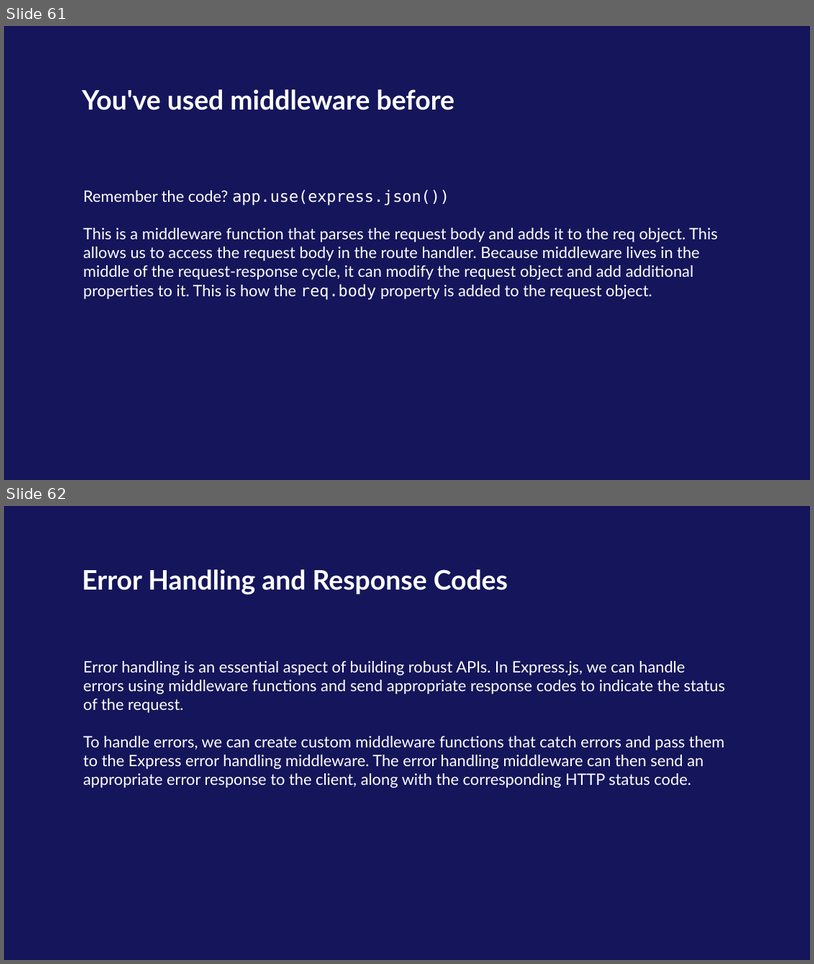
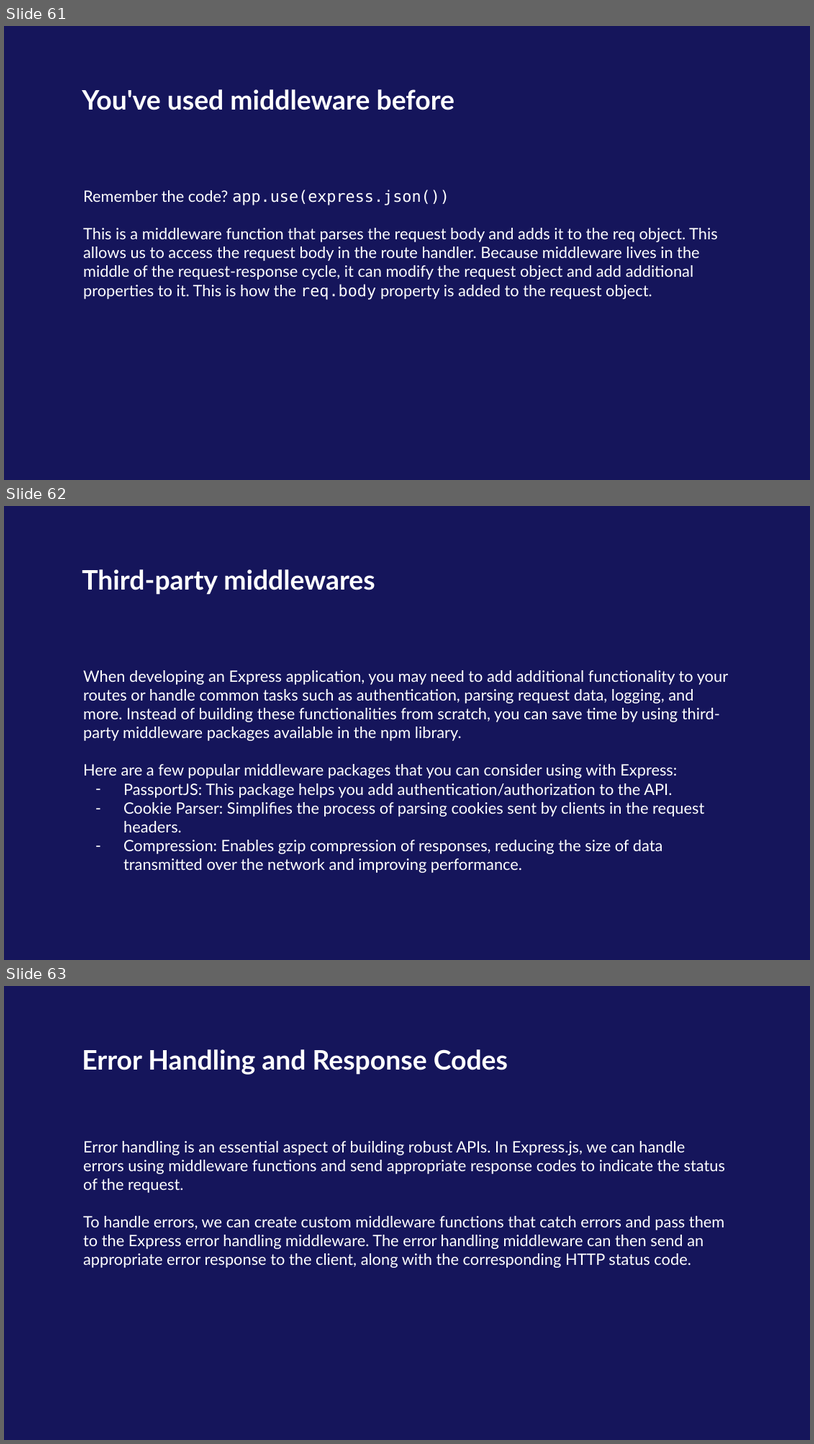
Before and after one commit to kaiz16/onsite-backend-development, a slide deck: Week-2/Day-1/Backend - Day 4 - Introduction to REST APIs and CRUD.pptx. Shown one above the other, each under a label of ours: slides 61 and 62 before the commit, slides 61, 62 and 63 after it. The pictures are 814x964 and 814x1444 pixels, drawn with LibreOffice and Linux fonts; fonts in the diff are those of the drawing; background and template pictures are left out. Boxes give left, top, right and bottom in pixels: in the first picture for what was removed or moved away, otherwise in the second. Text is boxed around its words. In the diff, an @@ line names an element or a change of style, - is before the commit and + after.

```diff
--- a/Week-2/Day-1/Backend - Day 4 - Introduction to REST APIs and CRUD.pptx
+++ b/Week-2/Day-1/Backend - Day 4 - Introduction to REST APIs and CRUD.pptx
@@ slide 62 added at (x1=4, y1=506, x2=810, y2=960), background #15155B @@
@@ title added at (x1=82, y1=569, x2=375, y2=595), 24 pt, text #FFFFFF, bold @@
+Third-party middlewares
@@ text added at (x1=83, y1=670, x2=728, y2=872), 14 pt, text #FFFFFF @@
+When developing an Express application, you may need to add additional functionality to your routes or handle common tasks such as authentication, parsing request data, logging, and more. Instead of building these functionalities from scratch, you can save time by using third-party middleware packages available in the npm library.
+Here are a few popular middleware packages that you can consider using with Express:
+– PassportJS: This package helps you add authentication/authorization to the API.
+– Cookie Parser: Simplifies the process of parsing cookies sent by clients in the request headers.
+– Compression: Enables gzip compression of responses, reducing the size of data transmitted over the network and improving performance.
@@ what was slide 62 is now slide 63 @@
```
Also in this commit, not shown: 7 slides changed, 1 other slide added, 1 slide removed, 10 other files.
